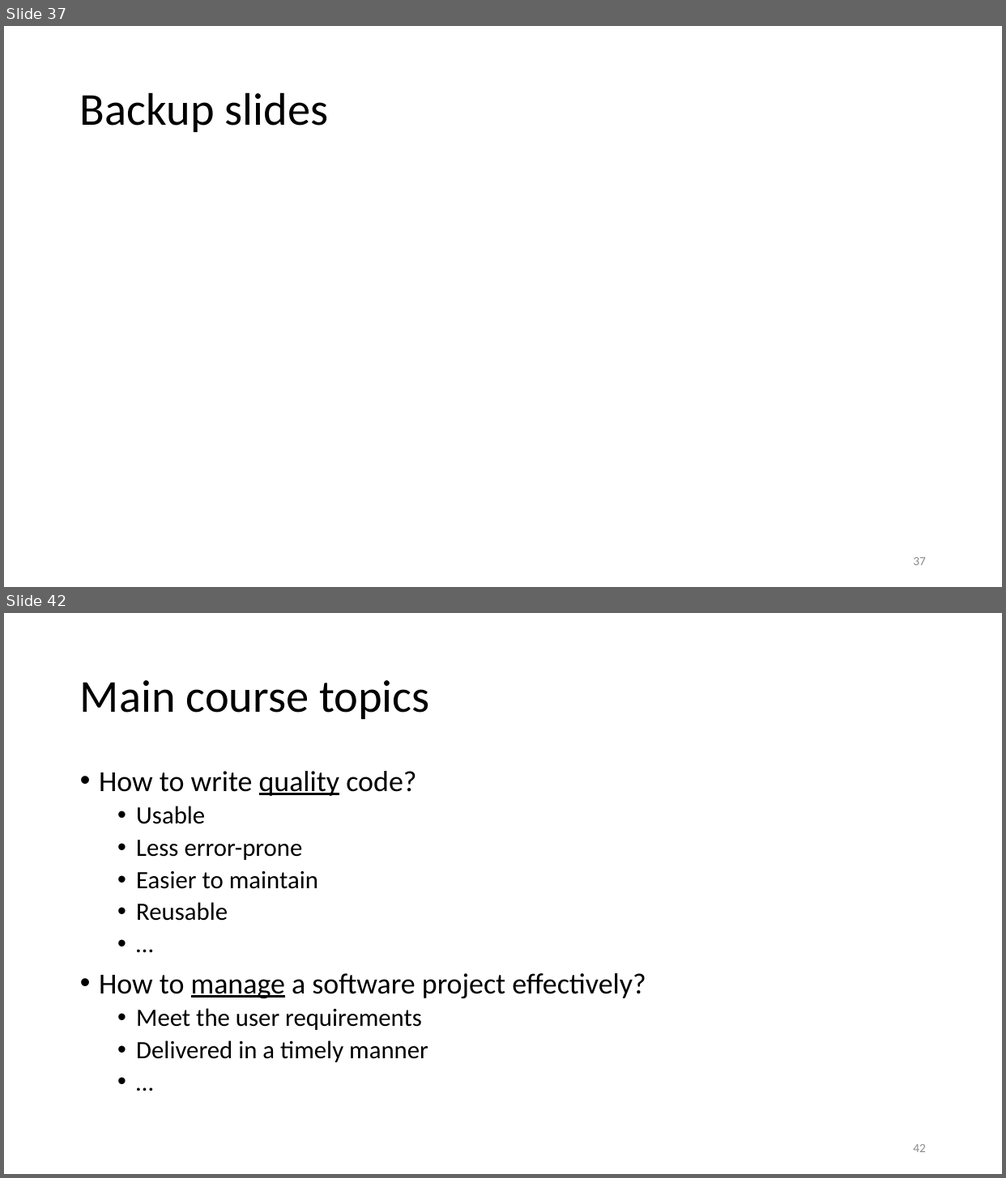
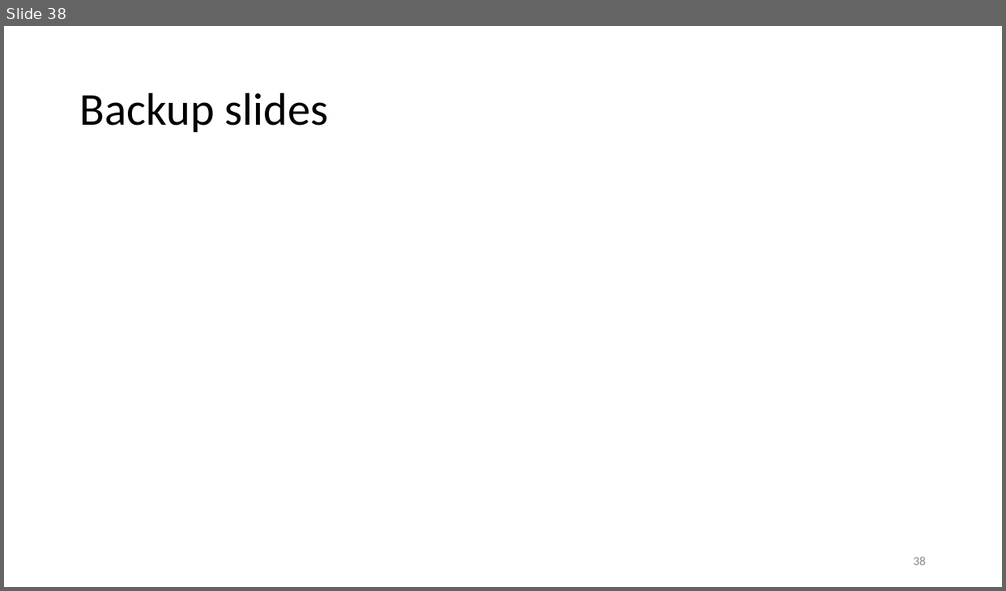
Before and after one commit to tongzhou80/cs6100, a slide deck: slides/Lecture1.pptx. Shown one above the other, each under a label of ours: slides 37 and 42 before the commit, slide 38 after it; the slides between them are not shown. The pictures are 1006x1178 and 1006x591 pixels, drawn with LibreOffice and Linux fonts; fonts in the diff are those of the drawing; background and template pictures are left out. Boxes give left, top, right and bottom in pixels: in the first picture for what was removed or moved away, otherwise in the second. Text is boxed around its words. In the diff, an @@ line names an element or a change of style, - is before the commit and + after.

```diff
--- a/slides/Lecture1.pptx
+++ b/slides/Lecture1.pptx
@@ slide 42 removed at [4, 613, 1002, 1174], background #FFFFFF @@
@@ title removed at [80, 680, 430, 719] @@
-Main course topics
@@ text removed at [99, 771, 646, 1063] @@
-• How to write quality code?
-  • Usable
-  • Less error-prone
-  • Easier to maintain
-  • Reusable
-  • …
-• How to manage a software project effectively?
-  • Meet the user requirements
-  • Delivered in a timely manner
-  • …
@@ page number removed at [913, 1144, 926, 1152] @@
-42
@@ what was slide 37 is now slide 38 @@
@@ page number at [913, 557, 926, 565]: text changed @@
-37
+38
```
Also in this commit, not shown: 1 slide added, 4 other slides removed, 5 other files.
